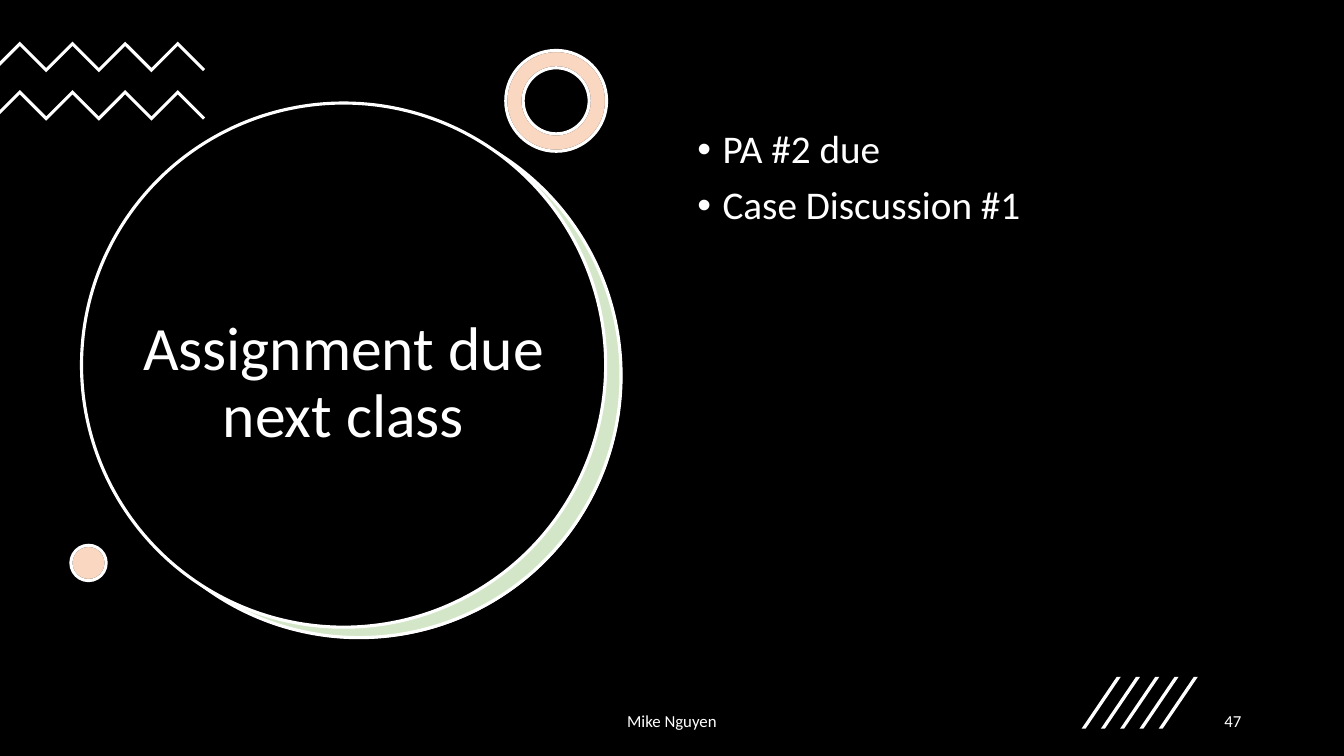
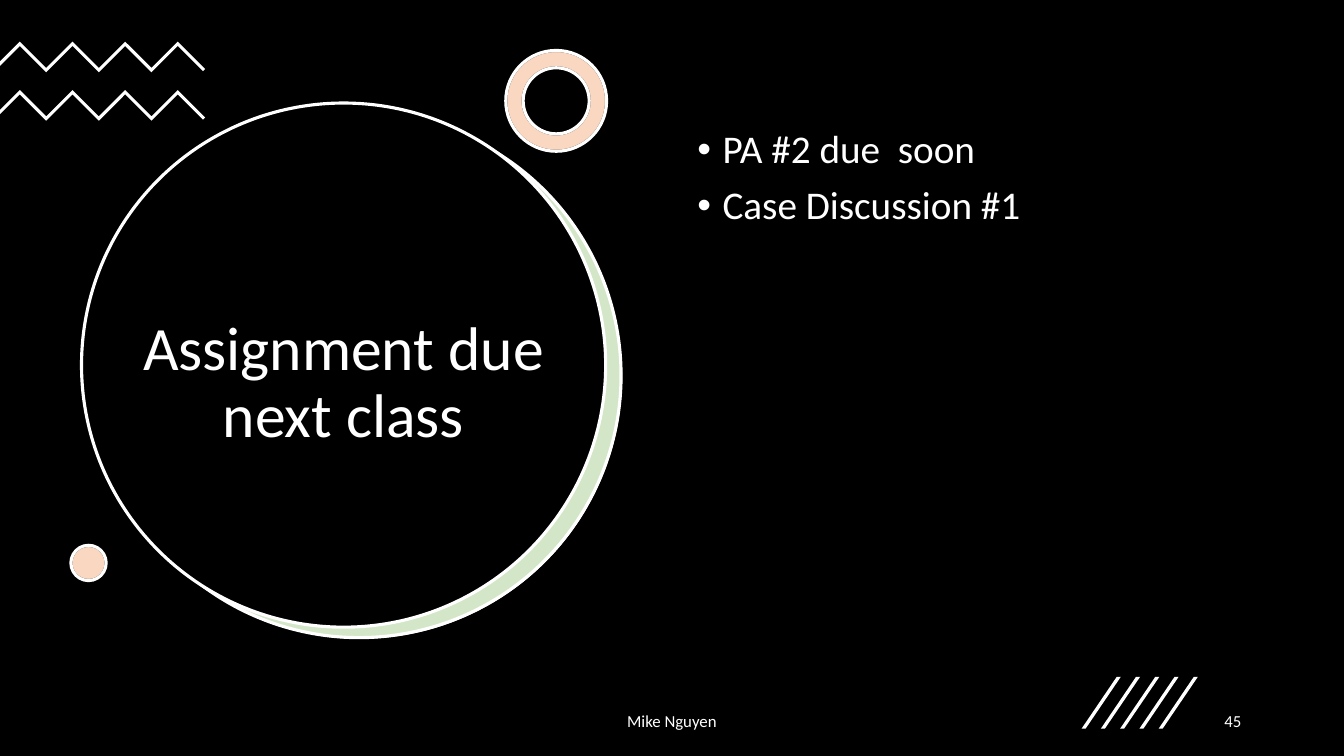
Before and after one commit to mikenguyen13/mar4050, a slide deck: slide 45 of lectures/1/Unit2_Marketing Research Process.pptx (slide 47 before the commit). Drawn at 1344x756 pixels with LibreOffice and Linux fonts; fonts in the diff are those of the drawing. Boxes give left, top, right and bottom in pixels: in the first picture for what was removed or moved away, otherwise in the second. Text is boxed around its words. In the diff, an @@ line names an element or a change of style, - is before the commit and + after.

```diff
--- a/lectures/1/Unit2_Marketing Research Process.pptx
+++ b/lectures/1/Unit2_Marketing Research Process.pptx
@@ text at (x1=723, y1=135, x2=975, y2=164): text changed @@
-• PA #2 due
+• PA #2 due soon
@@ page number at (x1=1224, y1=716, x2=1241, y2=727): text changed @@
-47
+45
```
Also in this commit, not shown: 8 other slides changed, 2 slides removed, 9 other files.
